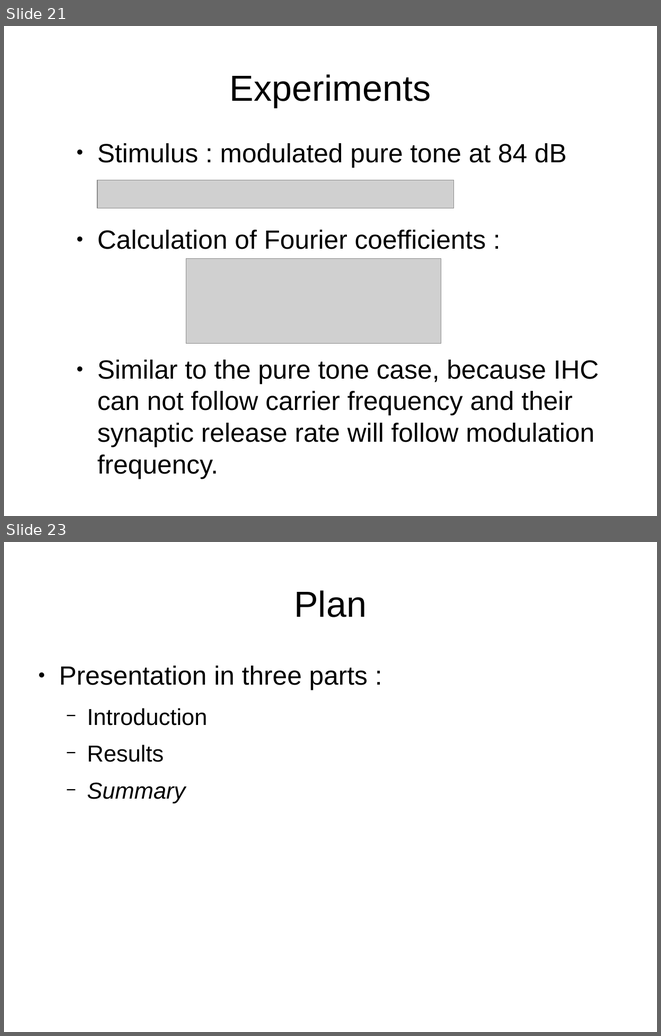
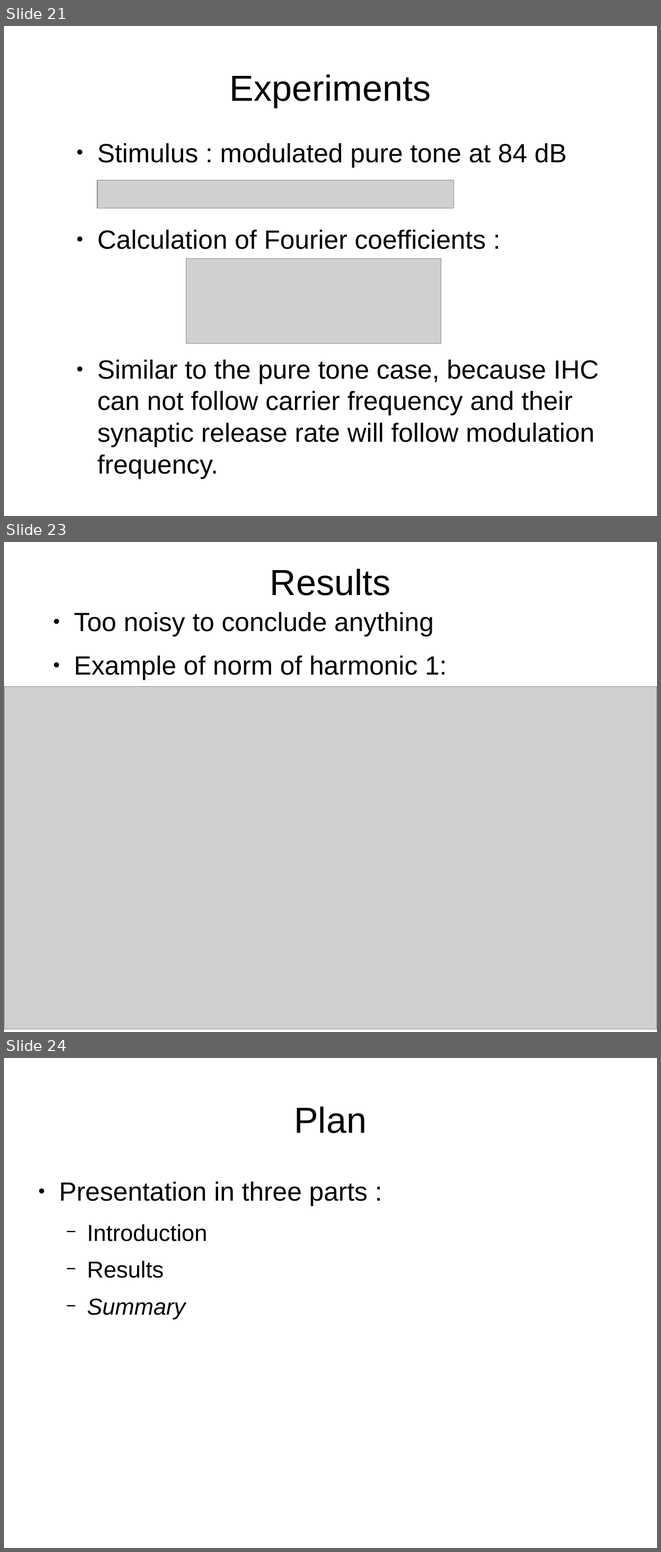
Before and after one commit to MaelleC/auditory-things, a slide deck: finalThings/presentation/pres1.odp. Shown one above the other, each under a label of ours: slides 21 and 23 before the commit, slides 21, 23 and 24 after it; the slides between them are not shown. The pictures are 661x1036 and 661x1552 pixels, drawn with LibreOffice and Linux fonts; fonts in the diff are those of the drawing; grey boxes stand for pictures. Boxes give left, top, right and bottom in pixels: in the first picture for what was removed or moved away, otherwise in the second. Text is boxed around its words. In the diff, an @@ line names an element or a change of style, - is before the commit and + after.

```diff
--- a/finalThings/presentation/pres1.odp
+++ b/finalThings/presentation/pres1.odp
@@ slide 23 added at (4, 542, 657, 1032), background #FFFFFF @@
@@ title added at (270, 568, 391, 596), 44 pt, text #000000 @@
+Results
@@ text added at (74, 612, 447, 679), 32 pt, text #000000 @@
+● Too noisy to conclude anything
+● Example of norm of harmonic 1:
@@ picture added at (4, 687, 657, 1029) @@
@@ what was slide 23 is now slide 24 @@
```
Also in this commit, not shown: 3 slides changed, 1 other slide added, 1 slide removed, 20 other files.
